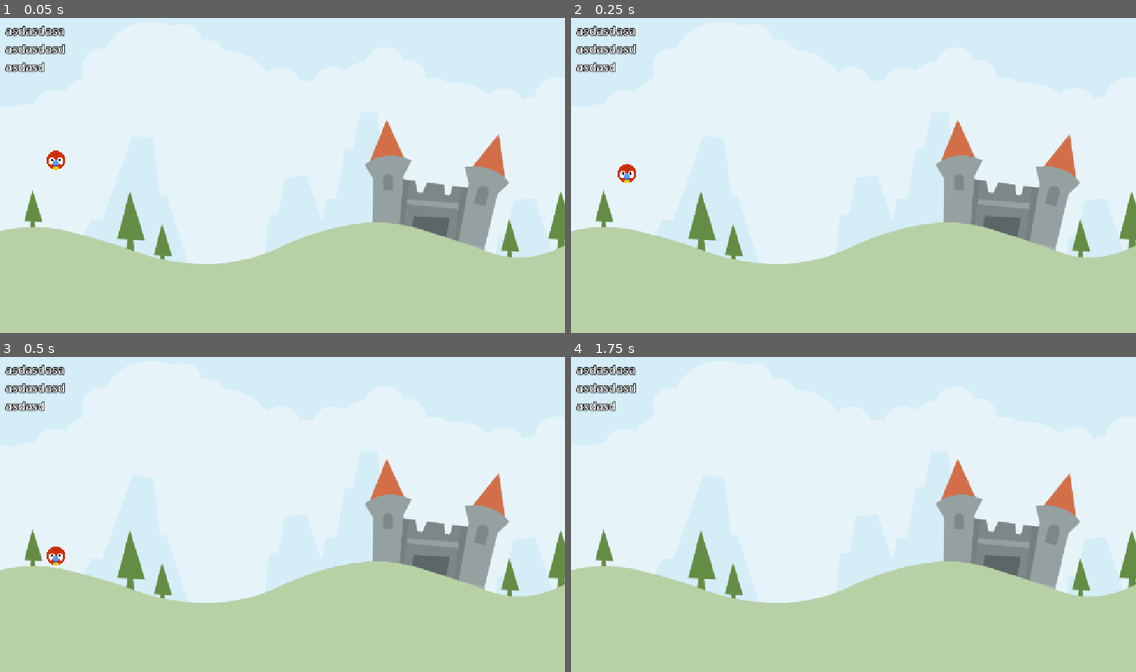
Above: before the commit, frames 1-4 (two rows, left to right).
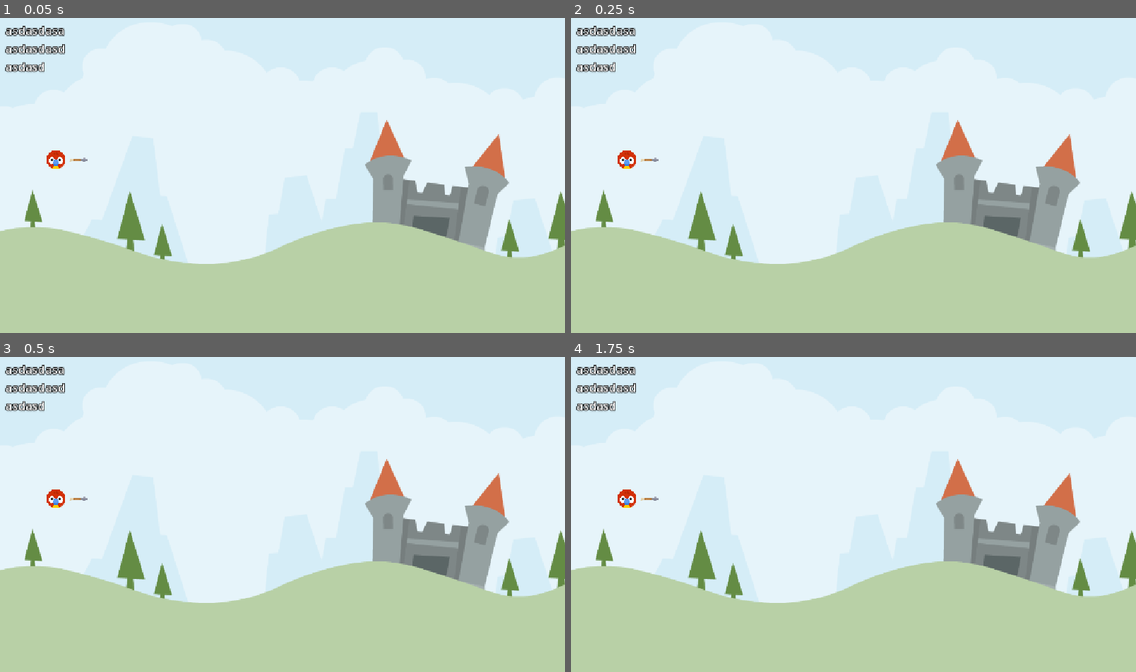
Above: after the commit, the same moments.

Repository: leoxborghi/udeLasVegas
Game: Godot game, scene res://Scenes/LevelBase/level_base.tscn
Same seed, same stepped clock (60 frames per second), same inputs: the game is played once before the commit and once after it.
Inputs (mouse positions are in pixels of both pictures, inside the frame that each line leads up to):
- Up to frame 1 (0.05 s): no input
- Up to frame 2 (0.25 s): no input
- Up to frame 3 (0.5 s): no input
- Up to frame 4 (1.75 s): tap Enter at 0.5 s; drag from (627, 558) to (910, 445) at 0.52 s; tap Space at 1.25 s; drag from (740, 530) to (825, 577) at 1.27 s

The runs differ from the first frame. In frame 1, less than 0.1% of the frame differs, in the area x 8-16%, y 42-49%; in frame 2, 0.3%; in frame 3, 0.3%, in the area x 8-16%, y 42-67%; in frame 4, 0.2%.

Commit message:
no funzia

Diff:
--- a/Animal/animal.gd
+++ b/Animal/animal.gd
@@ -9,6 +9,8 @@
 @onready var arrow : Sprite2D = $Arrow
 var _start: Vector2 = Vector2.ZERO
 var _drag_start: Vector2 = Vector2.ZERO
+var _dragged_vector: Vector2 = Vector2.ZERO
+
 var _is_dragging: bool = false
 
 
@@ -30,6 +32,15 @@
 	label.text = debug_str
 
 
+func _physics_process(_delta: float) -> void:
+	if _is_dragging: handle_dragging()
+
+
+func handle_dragging() -> void:
+	_dragged_vector = get_global_mouse_position() - _drag_start
+	position = _start + _dragged_vector
+
+
 
 func start_dragging() -> void:
 	arrow.show()
--- a/Animal/animal.tscn
+++ b/Animal/animal.tscn
@@ -12,6 +12,7 @@
 
 [node name="Animal" type="RigidBody2D"]
 input_pickable = true
+freeze = true
 contact_monitor = true
 max_contacts_reported = 1
 script = ExtResource("1_p1kwv")
@@ -45,7 +46,6 @@
 stream = ExtResource("4_pai5w")
 
 [node name="Arrow" type="Sprite2D" parent="."]
-visible = false
 scale = Vector2(0.3, 0.3)
 texture = ExtResource("6_pai5w")
 offset = Vector2(150, 0)
--- a/Scenes/LevelBase/level_base.tscn
+++ b/Scenes/LevelBase/level_base.tscn
@@ -1,8 +1,7 @@
-[gd_scene load_steps=4 format=3 uid="uid://conger70ypd7"]
+[gd_scene load_steps=3 format=3 uid="uid://conger70ypd7"]
 
 [ext_resource type="Texture2D" uid="uid://crvjue3olio2f" path="res://Assets/scene/colored_castle.png" id="1_fe7a1"]
 [ext_resource type="PackedScene" uid="uid://c8p8162me3sbv" path="res://Animal/animal.tscn" id="2_1l5ts"]
-[ext_resource type="Script" uid="uid://dpfq7dq5x181u" path="res://Animal/animal.gd" id="3_2wk6i"]
 
 [node name="LevelBase" type="Node"]
 
@@ -13,4 +12,3 @@
 
 [node name="Animal" parent="." instance=ExtResource("2_1l5ts")]
 position = Vector2(114, 294)
-script = ExtResource("3_2wk6i")
--- a/project.godot
+++ b/project.godot
@@ -22,3 +22,7 @@
 [editor_plugins]
 
 enabled=PackedStringArray("res://addons/godot_super-wakatime/plugin.cfg")
+
+[rendering]
+
+renderer/rendering_method="mobile"
